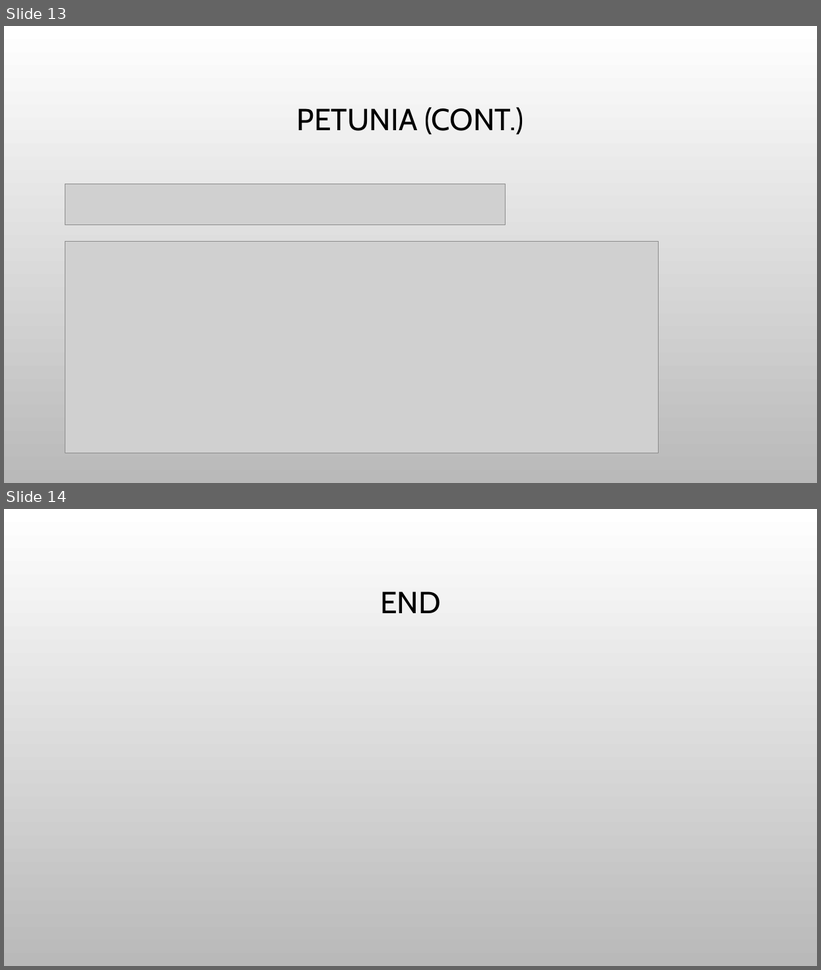
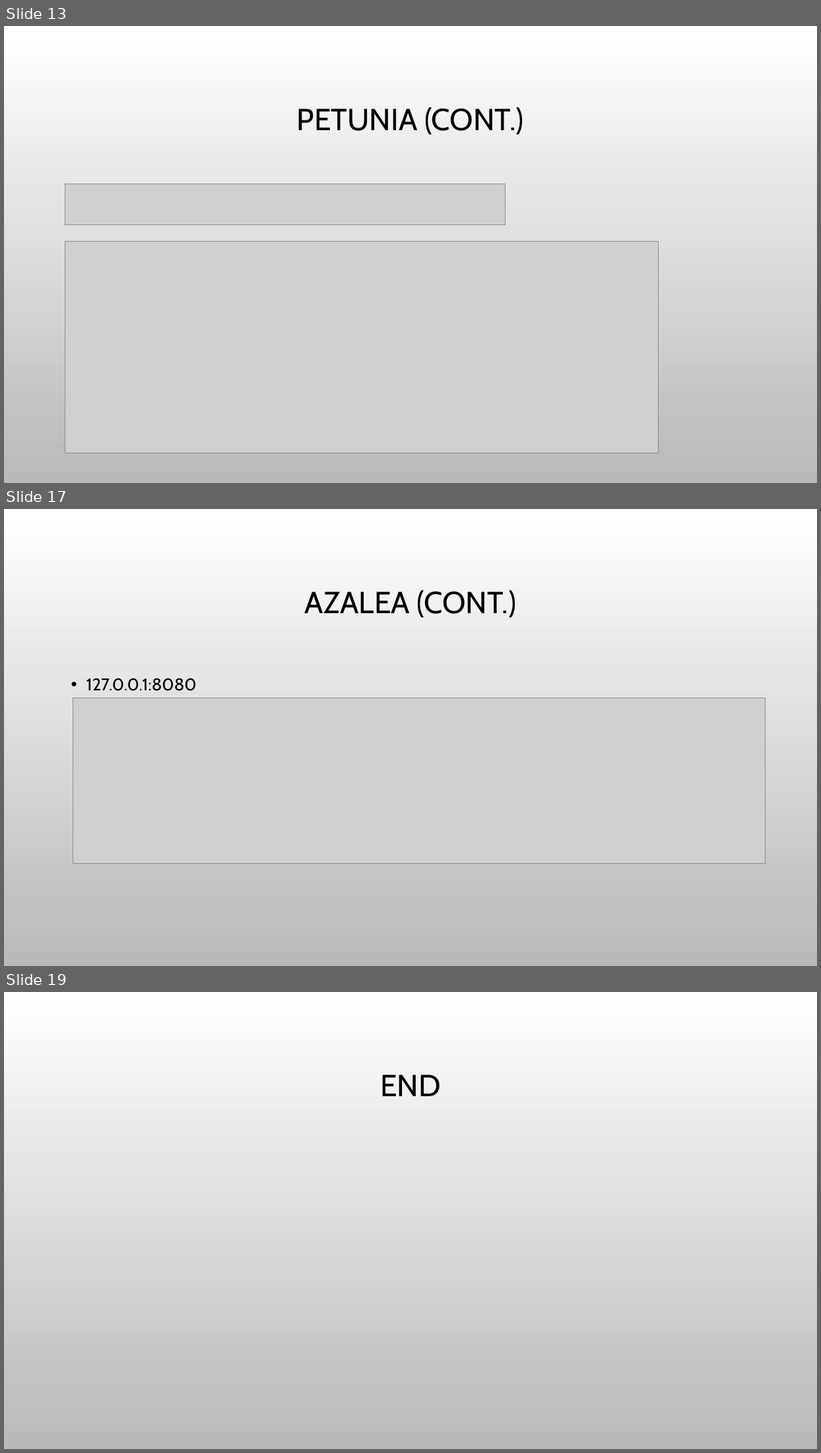
Before and after one commit to haixiang1977/iris, a slide deck: Docker architect.pptx. Shown one above the other, each under a label of ours: slides 13 and 14 before the commit, slides 13, 17 and 19 after it; the slides between them are not shown. The pictures are 821x970 and 821x1453 pixels, drawn with LibreOffice and Linux fonts; fonts in the diff are those of the drawing; grey boxes stand for pictures; background and template pictures are left out. Boxes give left, top, right and bottom in pixels: in the first picture for what was removed or moved away, otherwise in the second. Text is boxed around its words. In the diff, an @@ line names an element or a change of style, - is before the commit and + after.

Commit message:
Update document for azalea

```diff
--- a/Docker architect.pptx
+++ b/Docker architect.pptx
@@ slide 17 added at (4, 509, 817, 966), background picture (left out) @@
@@ title added at (305, 590, 516, 618), 36 pt, text #000000 @@
+AZALEA (CONT.)
@@ text added at (86, 678, 197, 691), 20 pt, text #000000 @@
+• 127.0.0.1:8080
@@ picture added at (73, 698, 766, 863) @@
@@ what was slide 14 is now slide 19 @@
```
Also in this commit, not shown: 4 other slides added.
